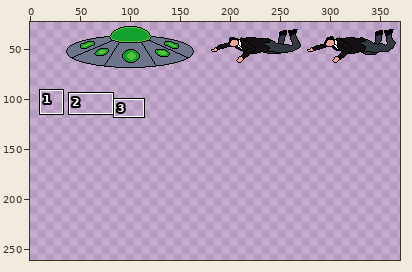
Edited in one commit: pixel-art file (sprites/mainatlas.aseprite). Above: a wide view before the commit, with the close-up outlined.
Close-up. Old version:
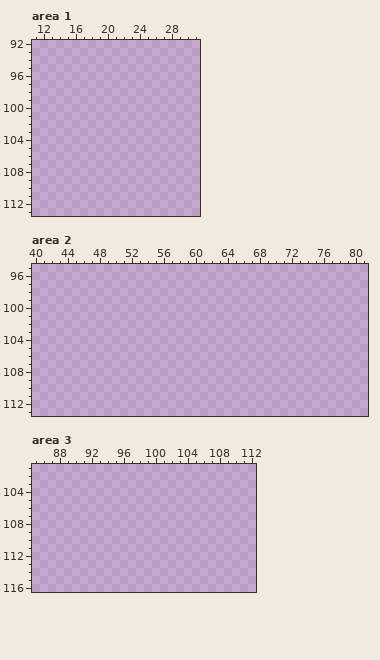
480x270 pixels, 1 frame. Shown: area 1: x 11..31, y 92..113; area 2: x 40..81, y 95..113; area 3: x 85..112, y 101..116. The wide view leaves out empty margins. The commit also changed other parts of the picture, which this record leaves out.
The same view after the edit:
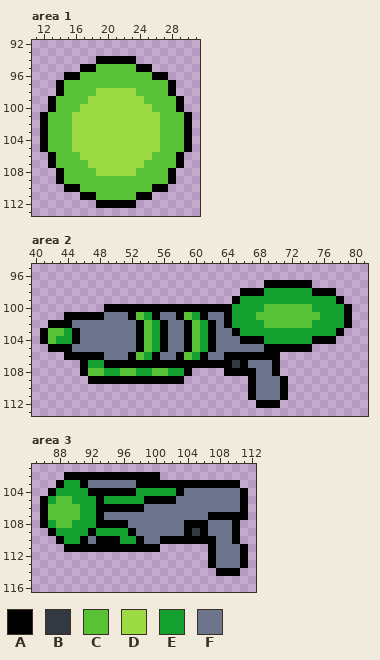
Palette (. is transparent): A #000000  B #333941  C #59c135  D #9cdb43  E #14a02e  F #6d758d
Changes in this commit:
layer "Layer 1" now shown
--- area 1, layer "Layer 1"
@@ x 11..31 @@
  93 .....................
- 94 .....................
- 95 .....................
- 96 .....................
- 97 .....................
- 98 .....................
- 99 .....................
-100 .....................
-101 .....................
-102 .....................
-103 .....................
-104 .....................
-105 .....................
-106 .....................
-107 .....................
-108 .....................
-109 .....................
-110 .....................
-111 .....................
-112 .....................
+ 94 ........AAAAA........
+ 95 ......AACCCCCAA......
+ 96 ....AACCCCCCCCCAA....
+ 97 ...ACCCCCCCCCCCCCA...
+ 98 ...ACCCCDDDDDCCCCA...
+ 99 ..ACCCCDDDDDDDCCCCA..
+100 ..ACCCDDDDDDDDDCCCA..
+101 .ACCCDDDDDDDDDDDCCCA.
+102 .ACCCDDDDDDDDDDDCCCA.
+103 .ACCCDDDDDDDDDDDCCCA.
+104 .ACCCDDDDDDDDDDDCCCA.
+105 .ACCCDDDDDDDDDDDCCCA.
+106 ..ACCCDDDDDDDDDCCCA..
+107 ..ACCCCDDDDDDDCCCCA..
+108 ...ACCCCDDDDDCCCCA...
+109 ...ACCCCCCCCCCCCCA...
+110 ....AACCCCCCCCCAA....
+111 ......AACCCCCAA......
+112 ........AAAAA........
 113 .....................
--- area 2, layer "Layer 1"
@@ x 40..81 @@
  96 ..........................................
- 97 ..........................................
- 98 ..........................................
- 99 ..........................................
-100 ..........................................
-101 ..........................................
-102 ..........................................
-103 ..........................................
-104 ..........................................
-105 ..........................................
-106 ..........................................
-107 ..........................................
-108 ..........................................
-109 ..........................................
-110 ..........................................
-111 ..........................................
-112 ..........................................
+ 97 .............................AAAAAA.......
+ 98 ..........................AAAEEEEEEAAA....
+ 99 .........................AEEEEEEEEEEEEA...
+100 .........AAAAAAAAAAAAAAAAEEEECCCCCCEEEEA..
+101 ....AAAAAFFFACEAFFACEAFFAEEECCCCCCCCEEEA..
+102 ..AAAFFFFFFFFACEAFFACEAFAEEEECCCCCCEEEEA..
+103 .ACCEAFFFFFFFACEAFFACEAFFAEEEEEEEEEEEEA...
+104 .ACEEAFFFFFFFACEAFFACEAFFFAAAEEEEEEAAA....
+105 ..AAAFFFFFFFFACEAFFACEAFFFFFFAAAAAA.......
+106 ....AAAAAFFFACEAFFACEAFFAAAAAAA...........
+107 ......AEEAAAAAAAAAAAAAAAABAFFFA...........
+108 ......ACCEECCEECCEEA....AAAAFFA...........
+109 .......AAAAAAAAAAAA........AFFFA..........
+110 ...........................AFFFA..........
+111 ...........................AFFFA..........
+112 ............................AAA...........
 113 ..........................................
--- area 3, layer "Layer 1"
@@ x 85..112 @@
 101 ............................
-102 ............................
-103 ............................
-104 ............................
-105 ............................
-106 ............................
-107 ............................
-108 ............................
-109 ............................
-110 ............................
-111 ............................
-112 ............................
-113 ............................
-114 ............................
+102 ....AAAAAAAAAAAA............
+103 ...AEEAFFFFFFAAAAAAAAAAAAA..
+104 ..AEEEEAAAAAAEEEEEAFFFFFFFA.
+105 .AECCEEEAEEEEEAAAAFFFFFFFFA.
+106 .ACCCCEEAAAAAAFFFFFFFFFFFFA.
+107 .ACCCCEEAFFFFFFFFFFFFFAAAAA.
+108 .AECCEEEAAAAFFFFFFFAAAFFFA..
+109 ..AEEEEAEEEEAFFFFFFABAFFFA..
+110 ...AEEAFAAAEEAFFAAAAAAAFFA..
+111 ....AAAAAAAAAAAA......AFFFA.
+112 ......................AFFFA.
+113 ......................AFFFA.
+114 .......................AAA..
 115 ............................
Where, in picture pixels (left, top, right, bottom), the same in both close-ups:
added: (40, 56, 192, 208)
added: (40, 280, 352, 408)
added: (40, 472, 248, 576)
